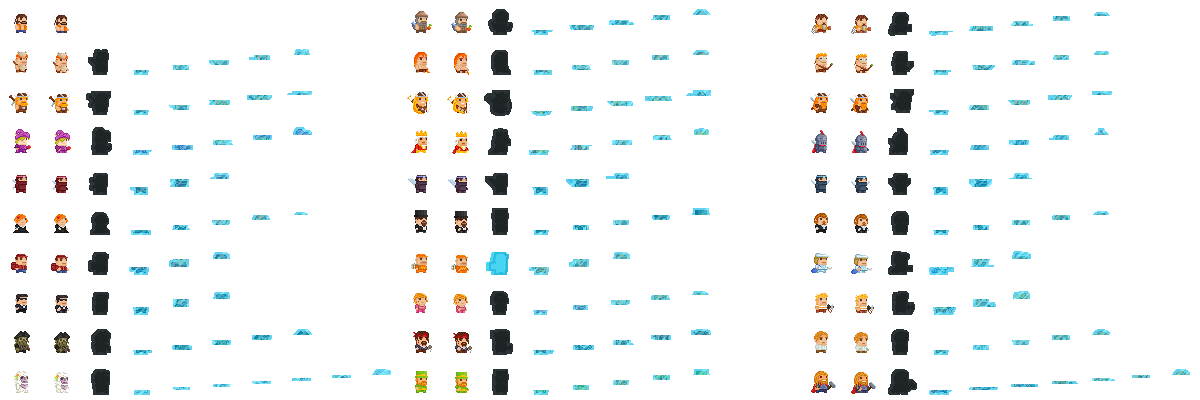
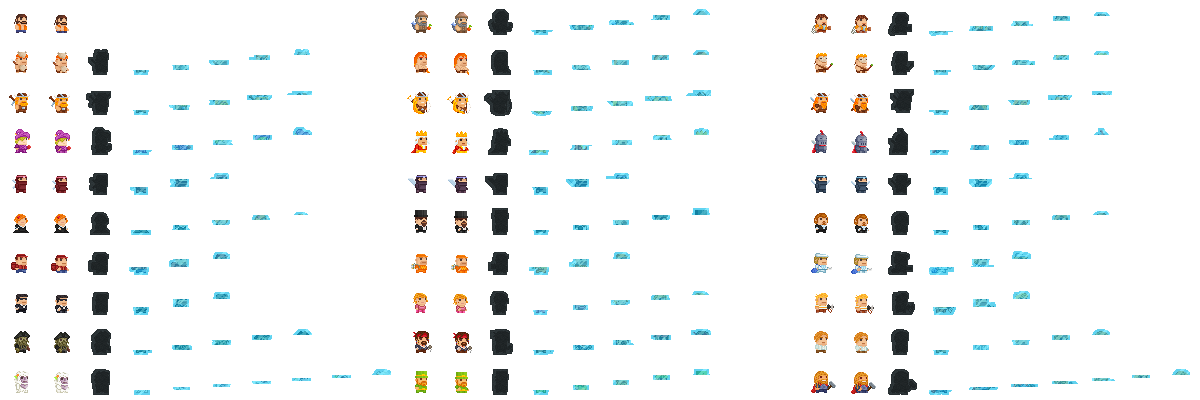
Two versions of the same layered image (1200px x 400px). Layer-by-layer changes:
hid "Форма_доставщик_пиццы" over <box>486,252,509,275</box>
showed "Форма" (19th of 29, in "Группа 19") over <box>488,252,509,275</box>
